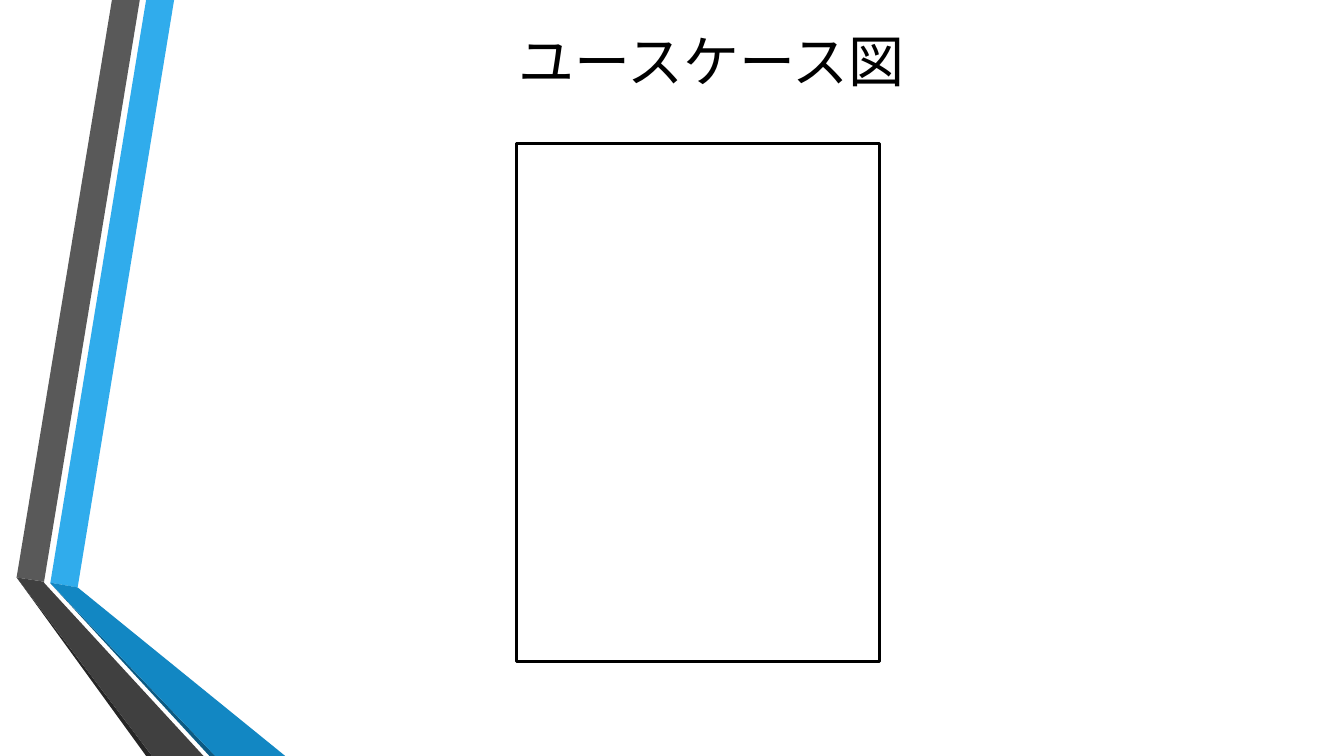
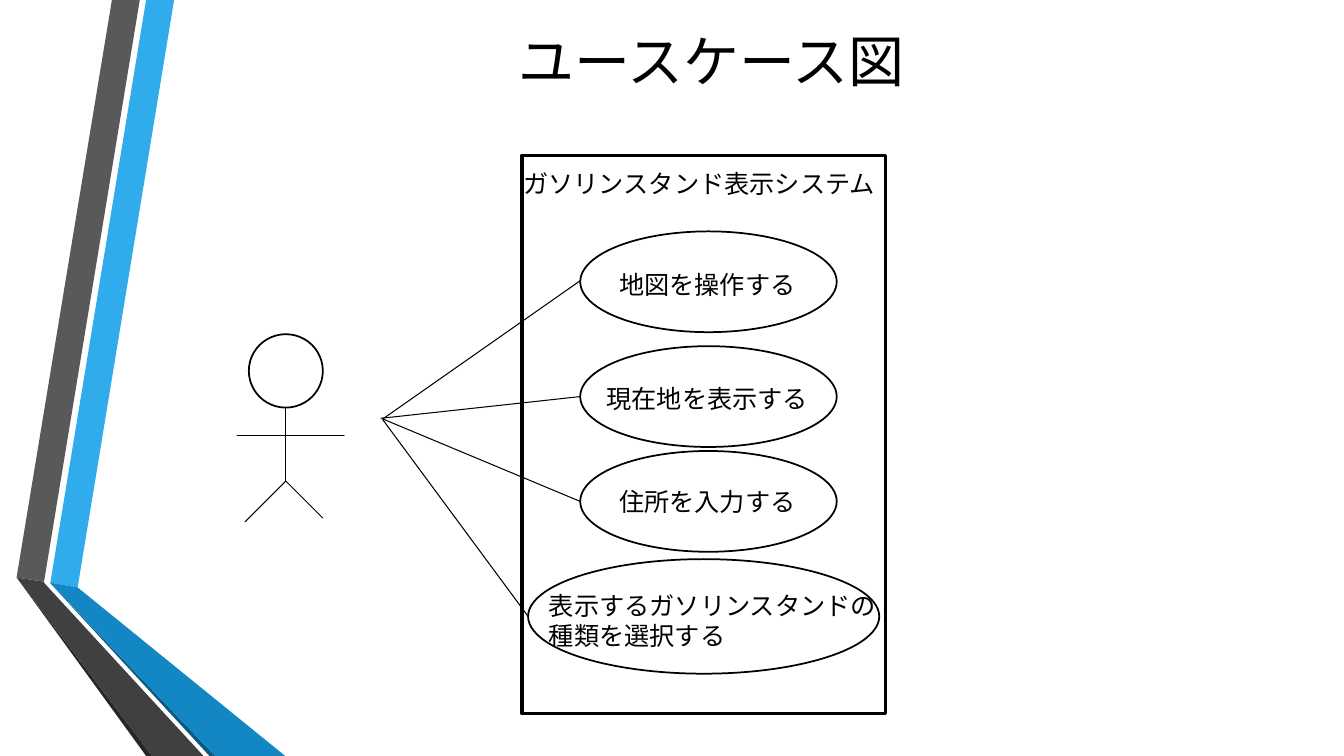
Before and after one commit to nh15/documents, a slide deck: slide 5 of ExternalDesign.pptx. Drawn at 1344x756 pixels with LibreOffice and Linux fonts; fonts in the diff are those of the drawing; background and template pictures are left out. Boxes give left, top, right and bottom in pixels: in the first picture for what was removed or moved away, otherwise in the second. Text is boxed around its words. In the diff, an @@ line names an element or a change of style, - is before the commit and + after.

Commit message:
add usecase

```diff
--- a/ExternalDesign.pptx
+++ b/ExternalDesign.pptx
@@ rectangle: place and size @@
-rectangle at (517, 143, 880, 661)
+rectangle at (522, 155, 885, 714)
@@ text added at (523, 168, 875, 200), 18 pt, text #000000 @@
+ガソリンスタンド表示システム
@@ ellipse added at (581, 232, 837, 333), outline #000000 1.25 pt @@
@@ line added from (383, 419) to (581, 280), #000000 0.75 pt @@
@@ text added at (619, 272, 795, 296), 18 pt, text #000000 @@
+地図を操作する
@@ ellipse added at (249, 335, 323, 408), outline #000000 1.25 pt @@
@@ ellipse added at (581, 346, 837, 447), outline #000000 1.25 pt @@
@@ text added at (606, 386, 808, 410), 18 pt, text #000000 @@
+現在地を表示する
@@ line added from (286, 407) to (286, 481), #000000 0.75 pt @@
@@ line added from (381, 418) to (581, 396), #000000 0.75 pt @@
@@ line added from (383, 419) to (581, 501), #000000 0.75 pt @@
@@ line added from (383, 419) to (528, 616), #000000 0.75 pt @@
@@ line added from (237, 436) to (344, 436), #000000 0.75 pt @@
@@ ellipse added at (581, 451, 837, 552), outline #000000 1.25 pt @@
@@ line added from (286, 481) to (245, 522), #000000 0.75 pt @@
@@ line added from (286, 481) to (323, 518), #000000 0.75 pt @@
@@ text added at (619, 490, 795, 513), 18 pt, text #000000 @@
+住所を入力する
@@ ellipse added at (528, 560, 879, 675), outline #000000 1.25 pt @@
@@ text added at (549, 589, 876, 652), 18 pt, text #000000 @@
+表示するガソリンスタンドの
+種類を選択する
```
